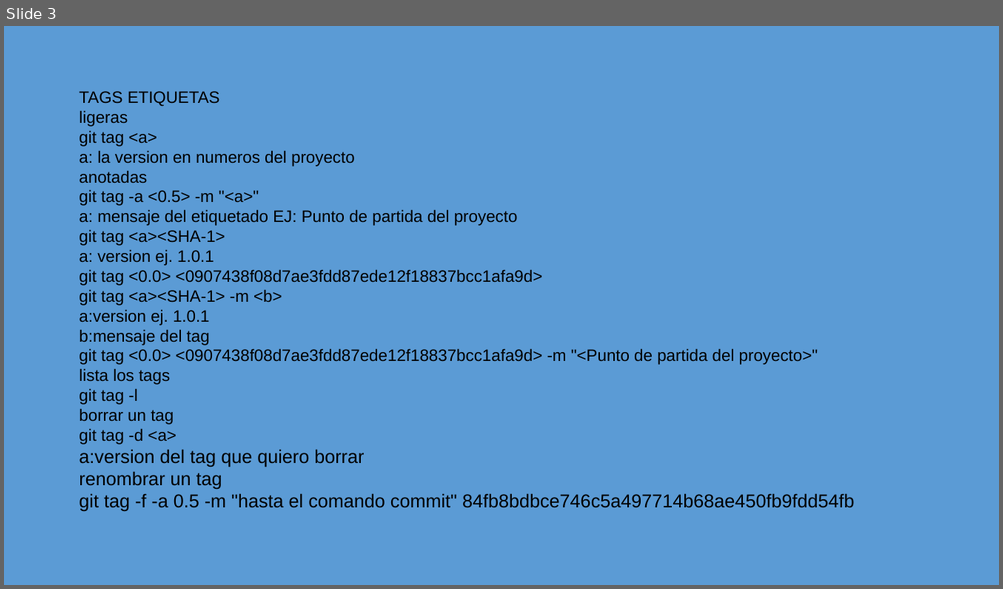
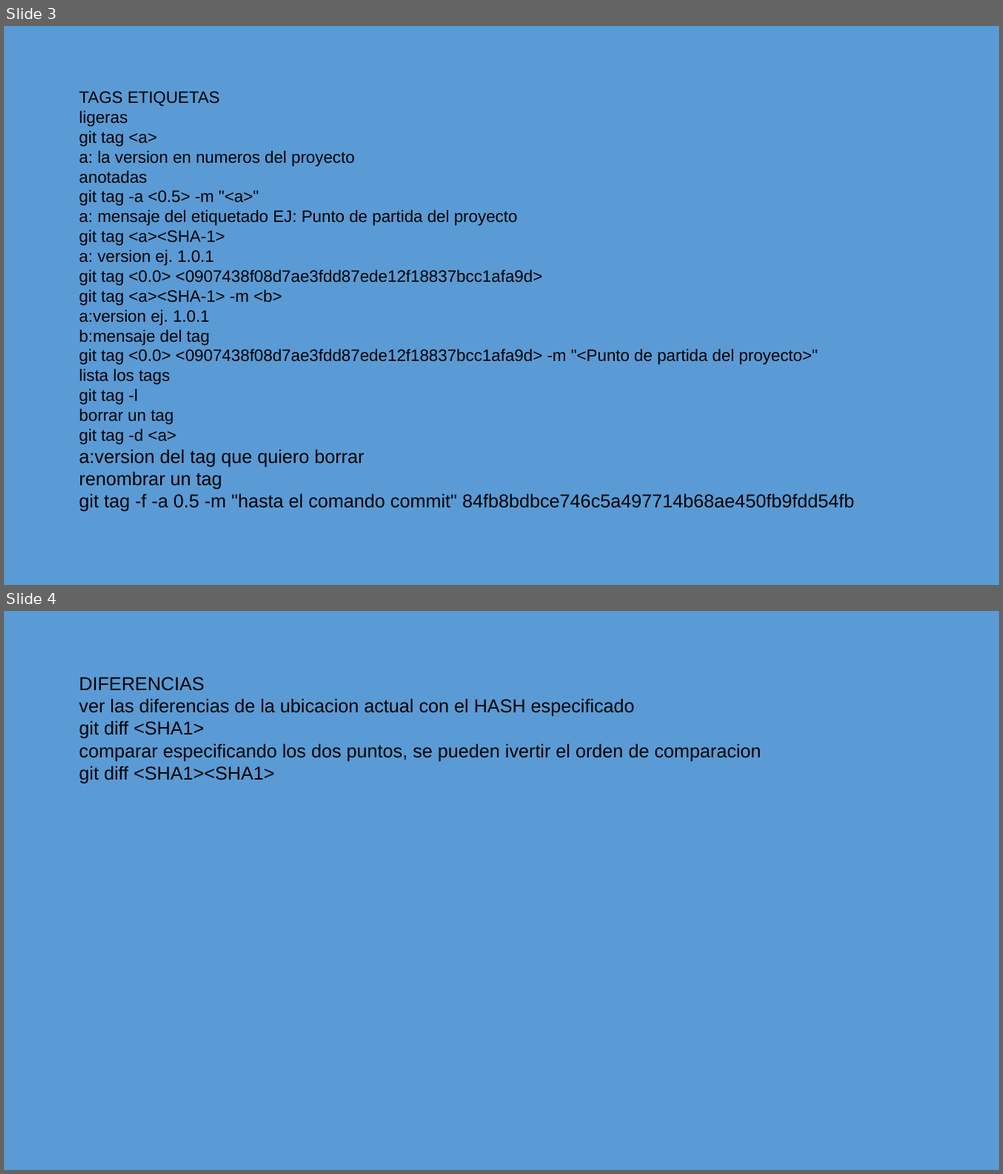
Before and after one commit to camaviga11/cursoGITv2, a slide deck: presentasionComandos.pptx. Shown one above the other, each under a label of ours: slide 3 before the commit, slides 3 and 4 after it. The pictures are 1003x589 and 1003x1174 pixels, drawn with LibreOffice and Linux fonts; fonts in the diff are those of the drawing. Boxes give left, top, right and bottom in pixels: in the first picture for what was removed or moved away, otherwise in the second. Text is boxed around its words. In the diff, an @@ line names an element or a change of style, - is before the commit and + after.

Commit message:
edicion de comandos hasta (diff)

```diff
--- a/presentasionComandos.pptx
+++ b/presentasionComandos.pptx
@@ slide 4 added at [4, 611, 999, 1170], background #5B9BD5 @@
@@ text added at [79, 677, 761, 784], 18 pt, text #000000 @@
+DIFERENCIAS
+ver las diferencias de la ubicacion actual con el HASH especificado
+git diff <SHA1>
+comparar especificando los dos puntos, se pueden ivertir el orden de comparacion
+git diff <SHA1><SHA1>
```
